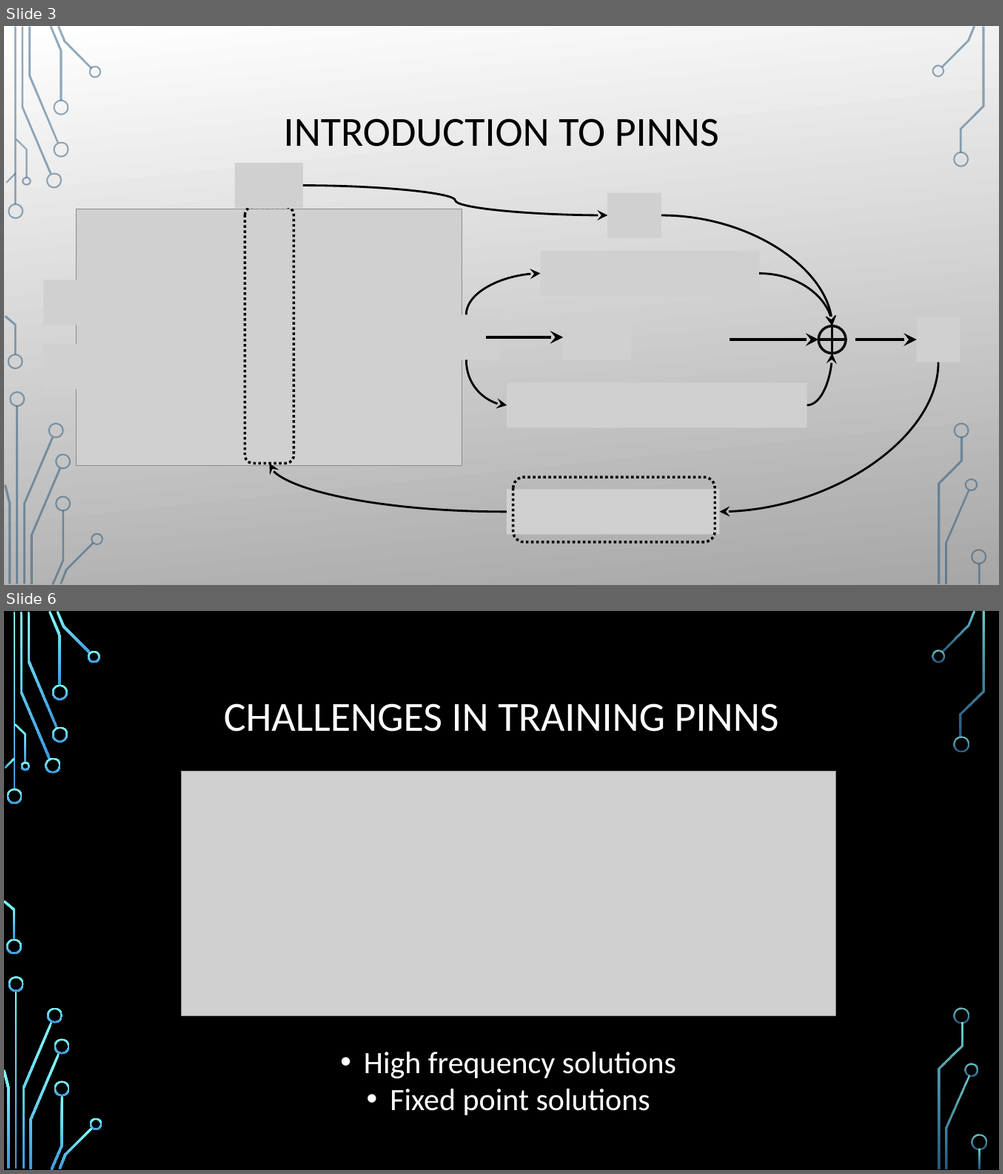
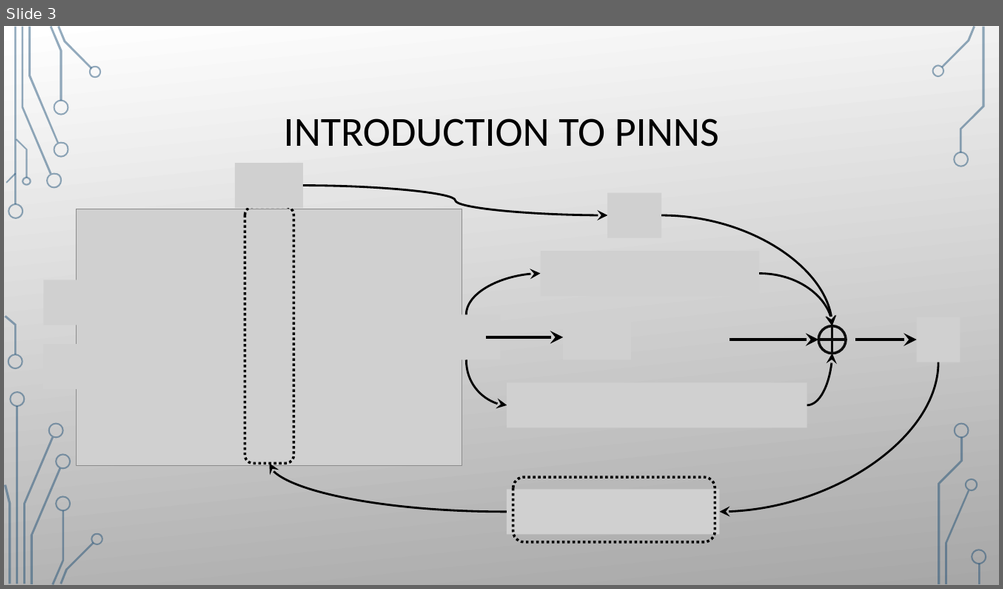
Before and after one commit to damienbeecroft/pnnl_research, a slide deck: MFFBPINNs.pptx. Shown one above the other, each under a label of ours: slides 3 and 6 before the commit, slide 3 after it; the slides between them are not shown. The pictures are 1003x1174 and 1003x589 pixels, drawn with LibreOffice and Linux fonts; fonts in the diff are those of the drawing; grey boxes stand for pictures; background and template pictures are left out. Boxes give left, top, right and bottom in pixels: in the first picture for what was removed or moved away, otherwise in the second. Text is boxed around its words. In the diff, an @@ line names an element or a change of style, - is before the commit and + after.

Commit message:
I plotted the solutiong to the wave equation. The solution got worse when we added the multifidelity method. I am going to change the initialization of the network so that it starts off as the low fidelity prediction.

```diff
--- a/MFFBPINNs.pptx
+++ b/MFFBPINNs.pptx
@@ slide 6 removed at bbox=[4, 611, 999, 1170], background picture (left out) @@
@@ title removed at bbox=[224, 703, 779, 732] @@
-CHALLENGES IN TRAINING PINNS
@@ picture removed at bbox=[182, 772, 836, 1017] @@
@@ text removed at bbox=[364, 1052, 676, 1116] @@
-• High frequency solutions
-• Fixed point solutions
@@ group removed at bbox=[4, 611, 987, 1170]: 33 freeform shapes, 3 rectangles @@
```
Also in this commit, not shown: 2 slides changed, 1 slide added, 4 other files.
